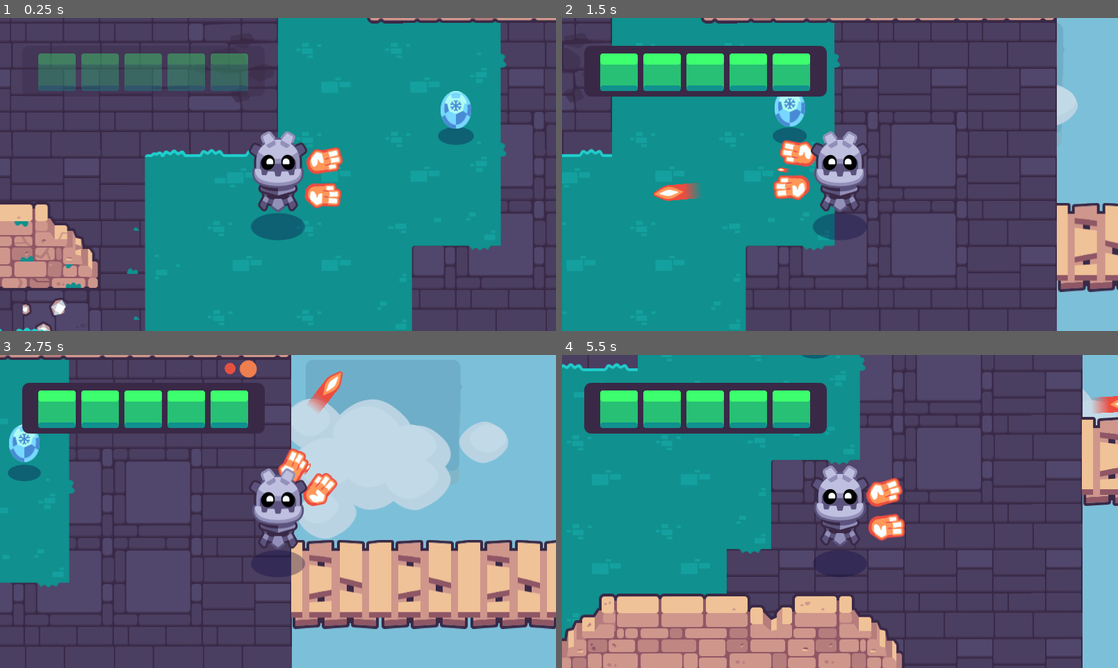
Above: before the commit, frames 1-4 (two rows, left to right).
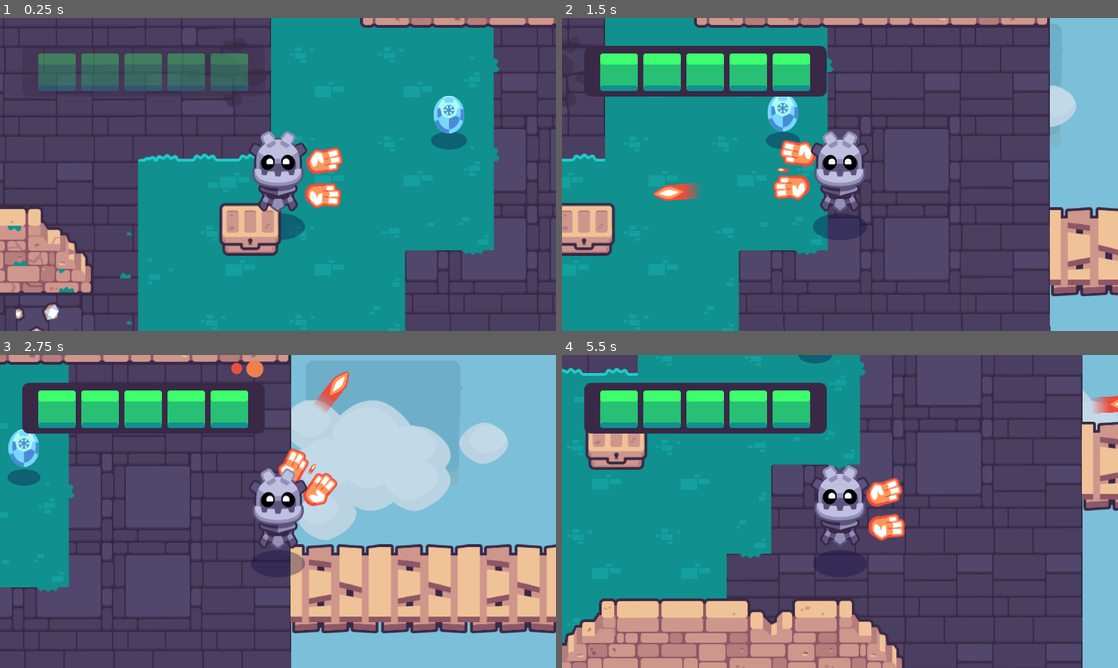
Above: after the commit, the same moments.

Repository: peeryo/2d-GameDev-course
Game: Godot game, scene res://completed_project.tscn
Same seed, same stepped clock (60 frames per second), same inputs: the game is played once before the commit and once after it. Sound files missing from this copy of the repository are replaced by a short silence.
Inputs (mouse positions are in pixels of both pictures, inside the frame that each line leads up to):
- Up to frame 1 (0.25 s): no input
- Up to frame 2 (1.5 s): tap Enter at 0.5 s; move the mouse to (962, 158) at 0.52 s; hold D (move_right) 0.53-1.25 s; hold Mouse wheel down (cycle_weapon_down) 0.53-1.25 s; click (962, 158) at 0.67 s; drag from (728, 190) to (812, 115) at 1.27 s
- Up to frame 3 (2.75 s): move the mouse to (333, 442) at 2.02 s; press the mouse at (333, 442) at 2.03 s; hold D (move_right) from 2.03 s (still down)
- Up to frame 4 (5.5 s): release D (move_right) at 2.75 s; release the mouse at (895, 442) at 2.75 s; drag from (812, 574) to (745, 370) at 2.77 s; move the mouse to (1006, 558) at 3.52 s; hold A (move_left) 3.53-4.25 s; hold Mouse wheel up (cycle_weapon_up) 3.53-4.25 s; drag from (673, 464) to (840, 539) at 4.27 s; move the mouse to (867, 511) at 5.02 s; hold S (move_down) from 5.03 s (still down); hold Mouse wheel down (cycle_weapon_down) from 5.03 s (still down); click (867, 511) at 5.17 s

The runs differ from the first frame. In frame 1, 15% of the frame differs, in the area x 0-100%, y 0-100%; in frame 2, 15%; in frame 3, 12%; in frame 4, 11%.

Commit message:
Redid last Tour because chest wouldn't open

Diff:
--- a/02.getting-to-know-godot/levels/rooms/room_a.tscn
+++ b/02.getting-to-know-godot/levels/rooms/room_a.tscn
@@ -1,6 +1,7 @@
-[gd_scene load_steps=2 format=3 uid="uid://cu2rb5dl4ljte"]
+[gd_scene load_steps=3 format=3 uid="uid://cu2rb5dl4ljte"]
 
 [ext_resource type="PackedScene" uid="uid://bupkynq73ufaa" path="res://levels/base_room.tscn" id="1_plgur"]
+[ext_resource type="PackedScene" uid="uid://cl1xkaij81jjs" path="res://levels/rooms/chests/chest.tscn" id="2_5evag"]
 
 [node name="RoomA" instance=ExtResource("1_plgur")]
 rotation = -0.00114604
@@ -13,3 +14,6 @@
 
 [node name="InvisibleWalls" parent="." index="1"]
 layer_0/tile_data = PackedInt32Array(-65532, 0, 0, -65529, 0, 0, -65528, 0, 0, -65527, 0, 0, 11, 0, 0, 65547, 0, 0, 131 …(723 unchanged characters)…
+
+[node name="Chest" parent="." index="2" instance=ExtResource("2_5evag")]
+position = Vector2(737.384, 537.845)
Not shown, added: 02.getting-to-know-godot/godot_tours.log-lhDklx
